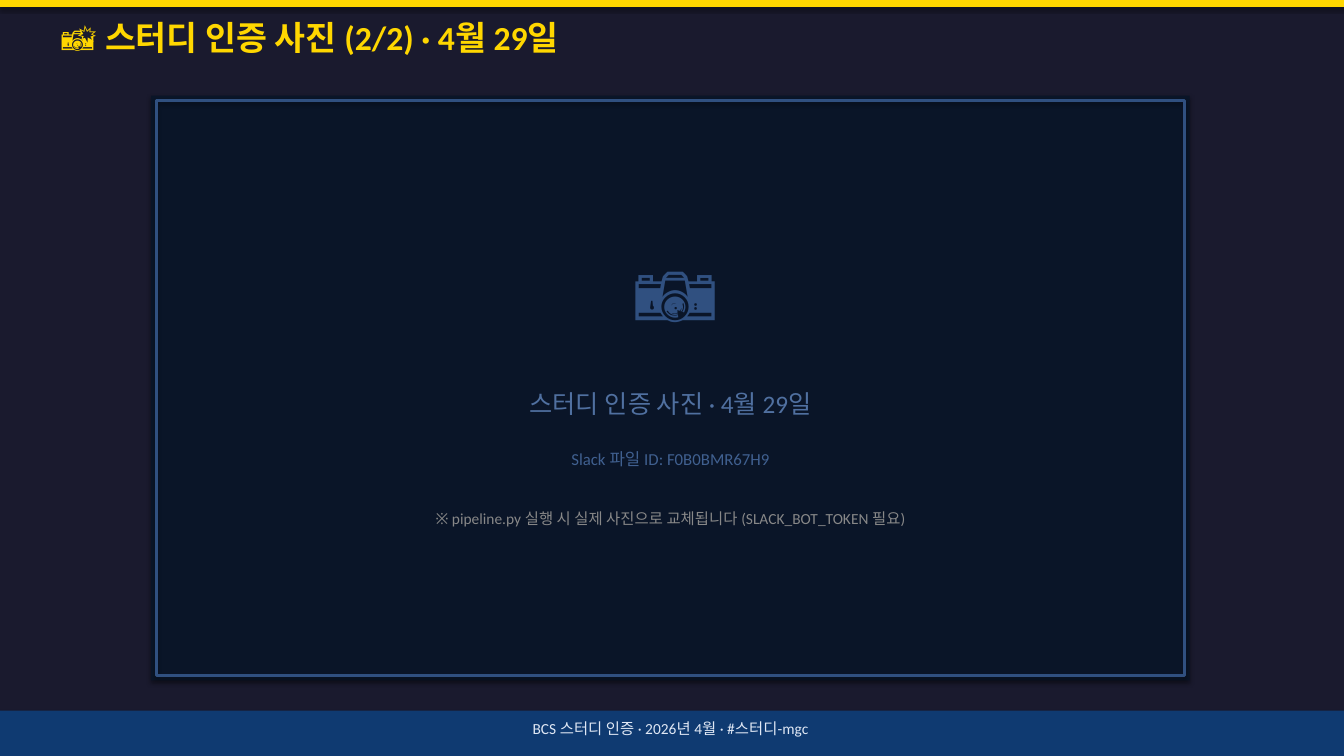
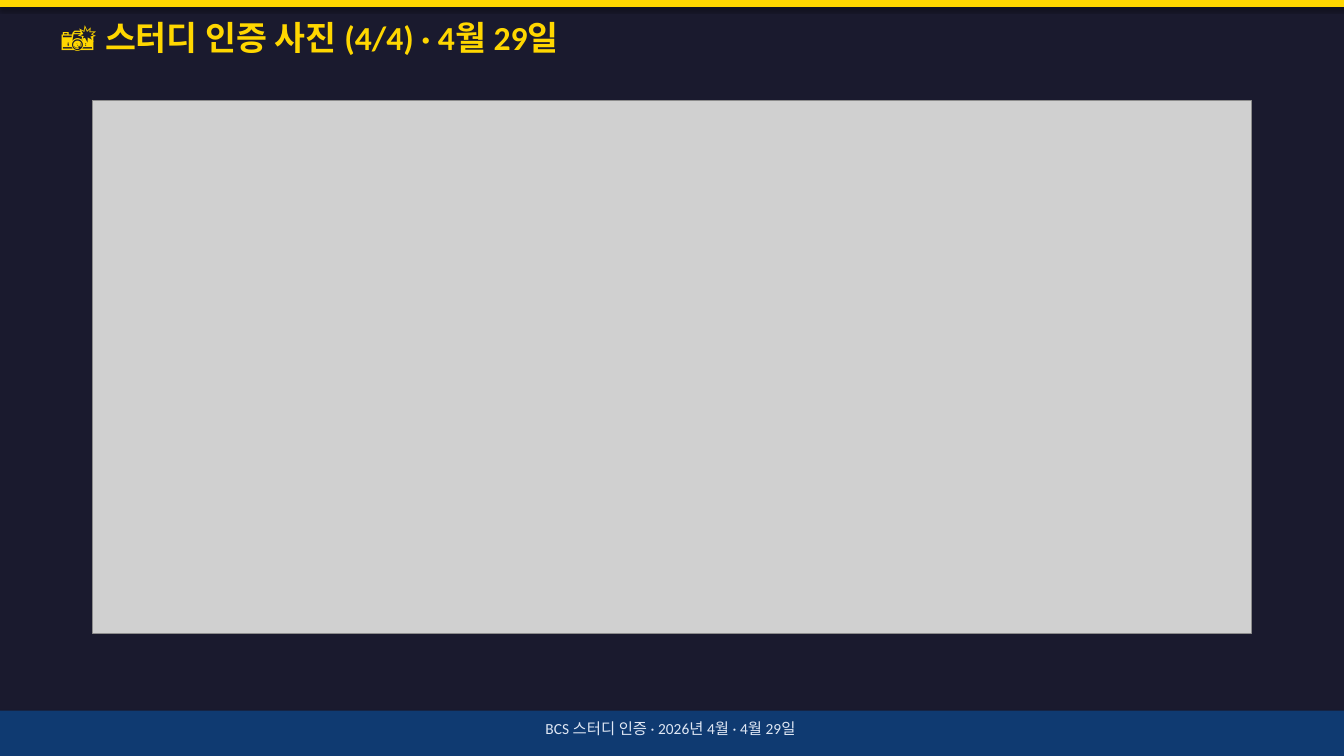
Before and after one commit to SooyoungLee95/BCS-Study-Meeting-Notes, a slide deck: slide 12 of 2604/바코스_스터디_2604.pptx (slide 10 before the commit). Drawn at 1344x756 pixels with LibreOffice and Linux fonts; fonts in the diff are those of the drawing; grey boxes stand for pictures. Boxes give left, top, right and bottom in pixels: in the first picture for what was removed or moved away, otherwise in the second. Text is boxed around its words. In the diff, an @@ line names an element or a change of style, - is before the commit and + after.

```diff
--- a/2604/바코스_스터디_2604.pptx
+++ b/2604/바코스_스터디_2604.pptx
@@ text at <box>105,21,559,55</box>: text changed @@
-📸 스터디 인증 사진 (2/2) · 4월 29일
+📸 스터디 인증 사진 (4/4) · 4월 29일
@@ picture added at <box>93,101,1252,633</box> @@
@@ rectangle removed at <box>151,96,1190,681</box> @@
@@ rectangle removed at <box>156,101,1185,676</box> @@
@@ text removed at <box>575,232,776,383</box> @@
-📷
@@ text removed at <box>530,392,812,415</box> @@
-스터디 인증 사진 · 4월 29일
@@ text removed at <box>571,451,769,466</box> @@
-Slack 파일 ID: F0B0BMR67H9
@@ text removed at <box>452,511,905,527</box> @@
-※ pipeline.py 실행 시 실제 사진으로 교체됩니다 (SLACK_BOT_TOKEN 필요)
@@ text at <box>545,721,796,736</box>: text changed @@
-BCS 스터디 인증 · 2026년 4월 · #스터디-mgc
+BCS 스터디 인증 · 2026년 4월 · 4월 29일
```
Also in this commit, not shown: 1 other slide changed, 2 slides added, 1 other file.
